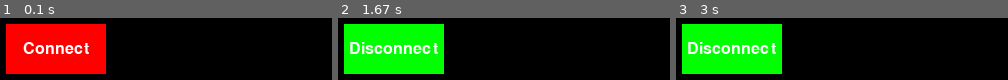
Above: before the commit, frames 1-3 (left to right).
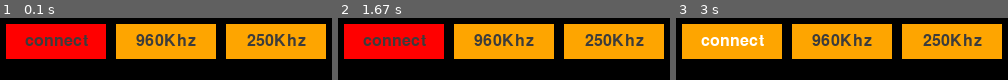
Above: after the commit, the same moments.

Repository: kimjonghyub/IC-732-SDR
Game: pygame game, started from tcp_client8.py
Two runs of this game, one before a commit and one after it. Both use one fixed random seed, a clock stepped at 60 frames per second and the inputs below.
Inputs (mouse positions are in pixels of both pictures, inside the frame that each line leads up to):
- Up to frame 1 (0.1 s): no input
- Up to frame 2 (1.67 s): press the mouse at (394, 40) at 0.37 s; move the mouse to (outside the picture) at 0.47 s; release the mouse at (outside the picture) at 0.6 s
- Up to frame 3 (3 s): click (732, 40) at 1.77 s, where only the run after the commit has a clickable "connect"; press the mouse at (732, 40) at 2.03 s; move the mouse to (outside the picture) at 2.13 s; release the mouse at (outside the picture) at 2.27 s; click (732, 40) at 2.93 s, where only the run after the commit has a clickable "connect"

The runs differ from the first frame. In frame 1, 45% of the frame differs, in the area x 1-99%, y 9-91%; in frame 2, 58%; in frame 3, 58%.

Commit message:
Add files via upload

Diff:
--- a/tcp_client8.py
+++ b/tcp_client8.py
@@ -4,6 +4,20 @@
 import numpy as np
 import scipy.signal
 from scipy.interpolate import make_interp_spline
+
+BLACK =    (  0,   0,   0)
+WHITE =    (255, 255, 255)
+GREEN =    (  0, 255,   0)
+BLUE =     (  0,   0, 255)
+RED =      (255,   0,   0)
+YELLOW =   (192, 192,   0)
+DARK_RED = (128,   0,   0)
+LITE_RED = (255, 100, 100)
+BGCOLOR =  (255, 230, 200)
+BLUE_GRAY= (100, 100, 180)
+ORANGE =   (255, 150,   0)
+GRAY =     ( 60,  60,  60)
+SCREEN =   (254, 165,   0)
 
 MAGIC_HEADER = b"RTL0"
 CMD_SET_FREQ = 0x01
@@ -28,9 +42,9 @@
 GAIN_MODE = 0
 
 WIDTH, HEIGHT = 400, 800
-BUTTON_WIDTH, BUTTON_HEIGHT = 100, 50
+BUTTON_WIDTH, BUTTON_HEIGHT = 100, 35
 FPS = 15
-BUTTON_AREA_HEIGHT = 50
+BUTTON_AREA_HEIGHT = 150
 FFT_GRAPH_HEIGHT = (HEIGHT - BUTTON_AREA_HEIGHT) // 2
 WATERFALL_HEIGHT = HEIGHT - BUTTON_AREA_HEIGHT - FFT_GRAPH_HEIGHT
 
@@ -39,10 +53,37 @@
 pygame.display.set_caption("RTL-TCP IQ Data Visualization")
 clock = pygame.time.Clock()
 
+ctl_box = pygame.Surface(((WIDTH), BUTTON_AREA_HEIGHT) )
+ctl_box.fill(BLACK)
+screen.blit(ctl_box, (5,5))
+
 button_rect = pygame.Rect((10, 10), (BUTTON_WIDTH, BUTTON_HEIGHT))
-button_color = (255, 0, 0)  # Initial color: red
+button_color = (RED)  # Initial color: red
 button_text = "Connect"
+text_color = (BLACK)
 font = pygame.font.SysFont(None, 24)
+
+def text_objects(text, text_font, color):
+    textSurface = font.render(text, 1, color)
+    return textSurface, textSurface.get_rect()
+
+def button(msg,x,y,w,h,ic,ac,tc,hc,action=None):
+    mouse = pygame.mouse.get_pos()
+    click = pygame.mouse.get_pressed()
+
+    if x+w > mouse[0] > x and y+h > mouse[1] > y:
+        pygame.draw.rect(screen, ac,(x,y,w,h))
+        text_color = hc
+        if click[0] == 1 and action != None:
+            text_color = tc
+            asyncio.create_task(action())
+    else:
+        pygame.draw.rect(screen, ic,(x,y,w,h))
+        text_color = tc
+
+    textSurf, textRect = text_objects(msg, font, text_color)
+    textRect.center = ( (int(x)+(int(w/2))), (int(y)+(int(h/2))) )
+    screen.blit(textSurf, textRect)
 
 data_queue = asyncio.Queue(maxsize=5)
 waterfall_buffer = np.zeros((WATERFALL_HEIGHT, WIDTH), dtype=np.uint8)
@@ -67,6 +108,14 @@
 writer = None
 tasks = []
 
+def upsample_signal(data, factor):
+
+    x = np.arange(len(data))
+    x_up = np.linspace(0, len(data) - 1, len(data) * factor)
+    spline = make_interp_spline(x, data)
+    return spline(x_up)
+
+
 def process_iq_data(iq_data):
     iq_data = np.frombuffer(iq_data, dtype=np.uint8).astype(np.float32)
     iq_data = (iq_data - 127.5) / 127.5
@@ -75,6 +124,9 @@
     return real + 1j * imag
 
 def compute_fft(complex_signal, sample_rate):
+    if sample_rate == 960000:
+        complex_signal = complex_signal[::2]
+
     window = scipy.signal.get_window("hann", len(complex_signal))
     windowed_signal = complex_signal * window
     fft_data = np.fft.fftshift(np.fft.fft(windowed_signal))
@@ -100,8 +152,8 @@
     x_coords = mid_x + (freqs / (SAMPLE_RATE / 2)) * mid_x
     y_coords = BUTTON_AREA_HEIGHT + FFT_GRAPH_HEIGHT - magnitudes
     points = np.column_stack((x_coords, y_coords)).astype(int)
-    pygame.draw.rect(screen, (0, 0, 0), (0, BUTTON_AREA_HEIGHT, WIDTH, FFT_GRAPH_HEIGHT))
-    pygame.draw.lines(screen, (255, 255, 255), False, points.tolist(), 1)
+    pygame.draw.rect(screen, (BLACK), (0, BUTTON_AREA_HEIGHT, WIDTH, FFT_GRAPH_HEIGHT))
+    pygame.draw.lines(screen, (WHITE), False, points.tolist(), 1)
 
 async def send_command(writer, cmd_id, param):
     command = struct.pack(">BI", cmd_id, param)
@@ -128,6 +180,7 @@
     except Exception as e:
         print(f"Error receiving data: {e}")
     finally:
+
         is_connected = False
 
 async def handle_connection():
@@ -144,6 +197,8 @@
         print(f"Connection failed: {e}")
         is_connected = False
 
+
+
 async def close_connection():
     global reader, writer, is_connected, data_queue
     if writer:
@@ -184,12 +239,31 @@
         if is_connected:
             tasks.append(asyncio.create_task(receive_data(reader, data_queue)))
 
+async def set_sampling_rate(new_sample_rate):
+    global SAMPLE_RATE, data_queue, tasks, is_connected
+    SAMPLE_RATE = new_sample_rate
+
+    if writer:
+        try:
+            await send_command(writer, CMD_SET_SAMPLERATE, SAMPLE_RATE)
+            #print(f" {SAMPLE_RATE}")
+        except Exception as e:
+            print(f": {e}")
+
+
+
+
 
 def draw_button():
+    """
     pygame.draw.rect(screen, button_color, button_rect)
-    text = font.render(button_text, True, (255, 255, 255))
+    text = font.render(button_text, True, (text_color))
     screen.blit(text, (button_rect.x + (BUTTON_WIDTH - text.get_width()) // 2,
                        button_rect.y + (BUTTON_HEIGHT - text.get_height()) // 2))
+    """
+    button("connect",(WIDTH-390),10,100,35,RED,SCREEN,GRAY,WHITE)
+    button("960Khz",(WIDTH-280),10,100,35,SCREEN,SCREEN,GRAY,WHITE,lambda: set_sampling_rate(960000))
+    button("250Khz",(WIDTH-170),10,100,35,SCREEN,SCREEN,GRAY,WHITE,lambda: set_sampling_rate(250000))
 
 async def main():
     global button_color, button_text, is_connected
@@ -202,11 +276,11 @@
             elif event.type == pygame.MOUSEBUTTONDOWN:
                 if button_rect.collidepoint(event.pos):
                     if is_connected:
-                        button_color = (255, 0, 0)
+                        button_color = (RED)
                         button_text = "Connect"
                         await toggle_connection()
                     else:
-                        button_color = (0, 255, 0)
+                        button_color = (GREEN)
                         button_text = "Disconnect"
                         await toggle_connection()
 
@@ -223,10 +297,12 @@
                 update_waterfall(waterfall_buffer, scaled_magnitudes)
                 draw_waterfall(waterfall_surface, waterfall_buffer)
                 draw_fft_graph(screen, freqs, scaled_magnitudes)
+                #print(f"Current queue size: {data_queue.qsize()}")
             except asyncio.QueueEmpty:
                 pass
 
         draw_button()
+
         pygame.display.flip()
         clock.tick(FPS)
 
